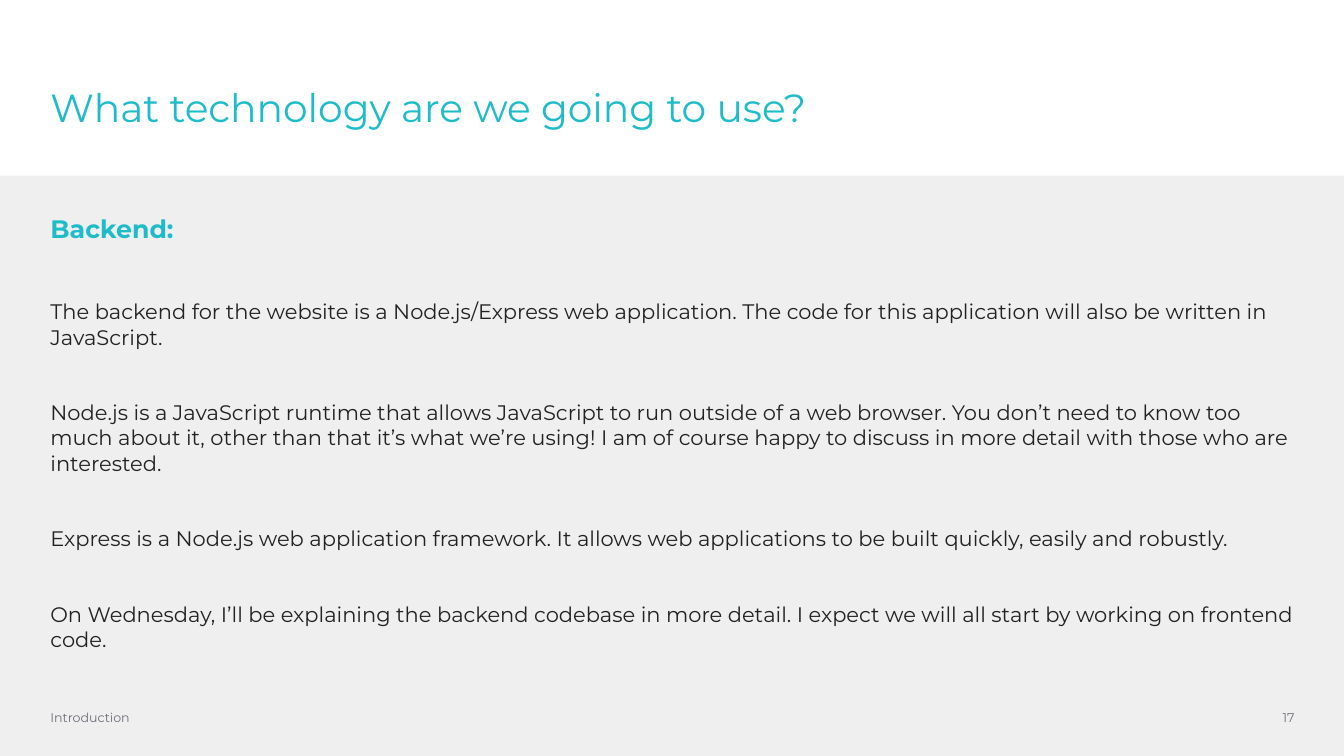
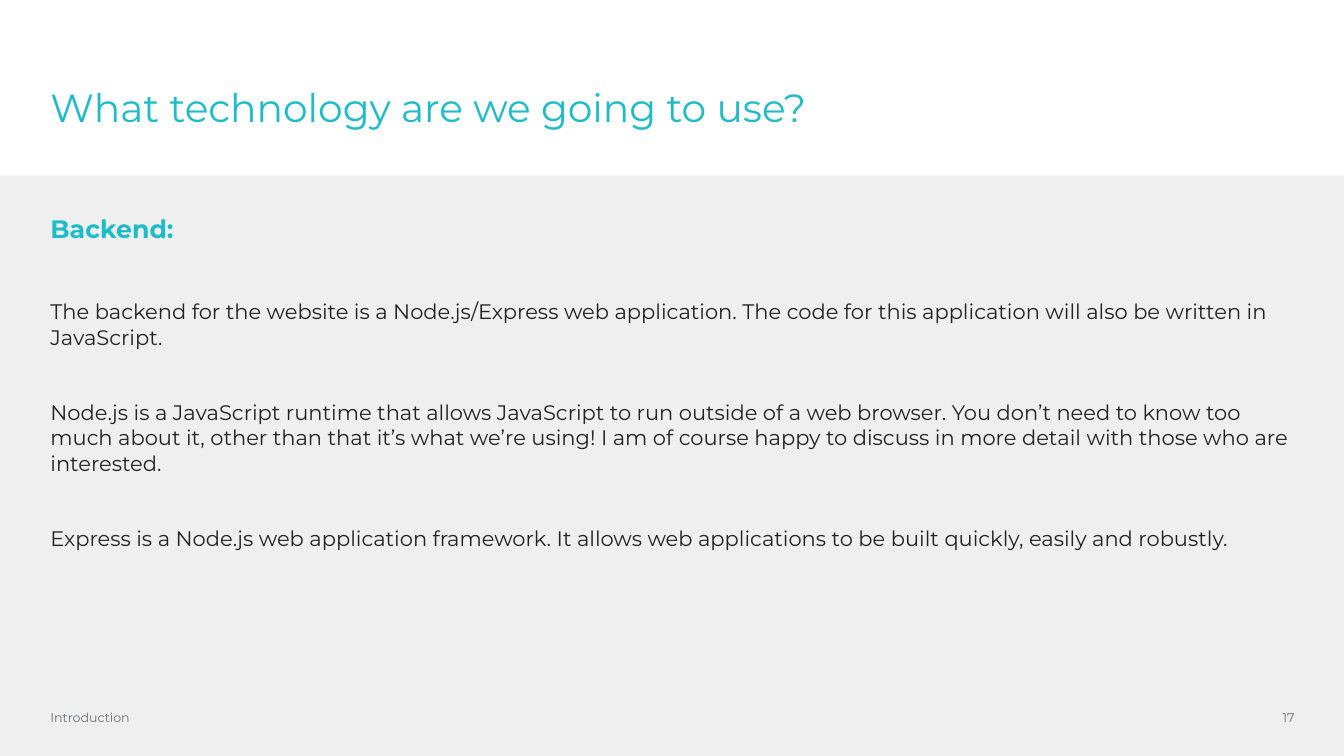
Before and after one commit to caz-yang/softwire-work-experience-oct-2025, a slide deck: slide 17 of course-assets/presentations/intro.pptx. Drawn at 1344x756 pixels with LibreOffice and Linux fonts; fonts in the diff are those of the drawing; background and template pictures are left out. Boxes give left, top, right and bottom in pixels: in the first picture for what was removed or moved away, otherwise in the second. Text is boxed around its words. In the diff, an @@ line names an element or a change of style, - is before the commit and + after.

```diff
--- a/course-assets/presentations/intro.pptx
+++ b/course-assets/presentations/intro.pptx
@@ text at (50, 606, 1293, 647): paragraph removed @@
-On Wednesday, I’ll be explaining the backend codebase in more detail. I expect we will all start by working on frontend code.
```
Also in this commit, not shown: 8 other slides changed.
